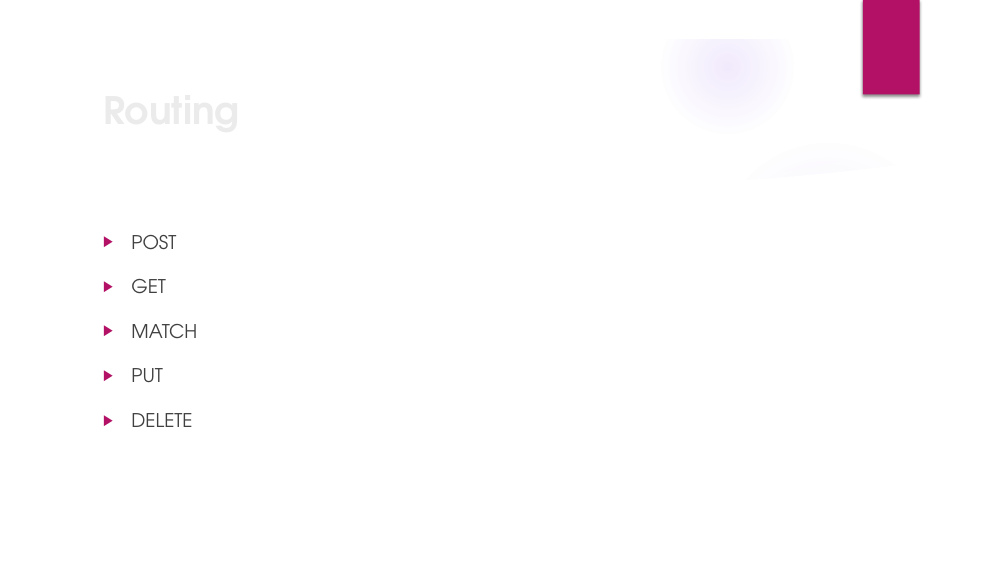
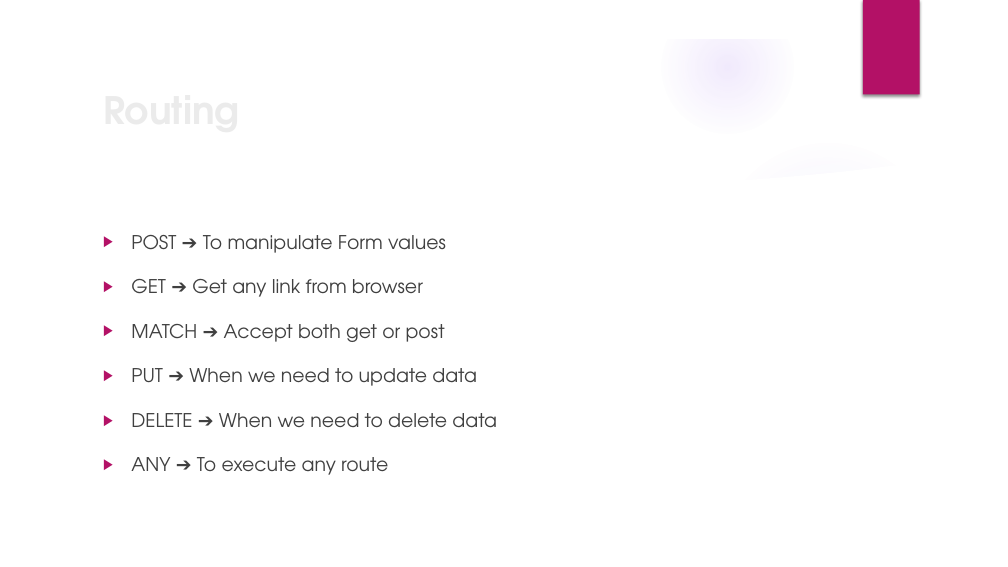
Before and after one commit to amskz401/Web-Batch-01-PNY, a slide deck: slide 5 of Muhammad Farhan (Laravel).pptx. Drawn at 1008x567 pixels with LibreOffice and Linux fonts; fonts in the diff are those of the drawing; background and template pictures are left out. Boxes give left, top, right and bottom in pixels: in the first picture for what was removed or moved away, otherwise in the second. Text is boxed around its words. In the diff, an @@ line names an element or a change of style, - is before the commit and + after.

```diff
--- a/Muhammad Farhan (Laravel).pptx
+++ b/Muhammad Farhan (Laravel).pptx
@@ text at [131, 235, 497, 475]: text changed @@
-▶ POST
-▶ GET
-▶ MATCH
-▶ PUT
-▶ DELETE
+▶ POST ➔ To manipulate Form values
+▶ GET ➔ Get any link from browser
+▶ MATCH ➔ Accept both get or post
+▶ PUT ➔ When we need to update data
+▶ DELETE ➔ When we need to delete data
+▶ ANY ➔ To execute any route
```
Also in this commit, not shown: 2 other slides changed.
